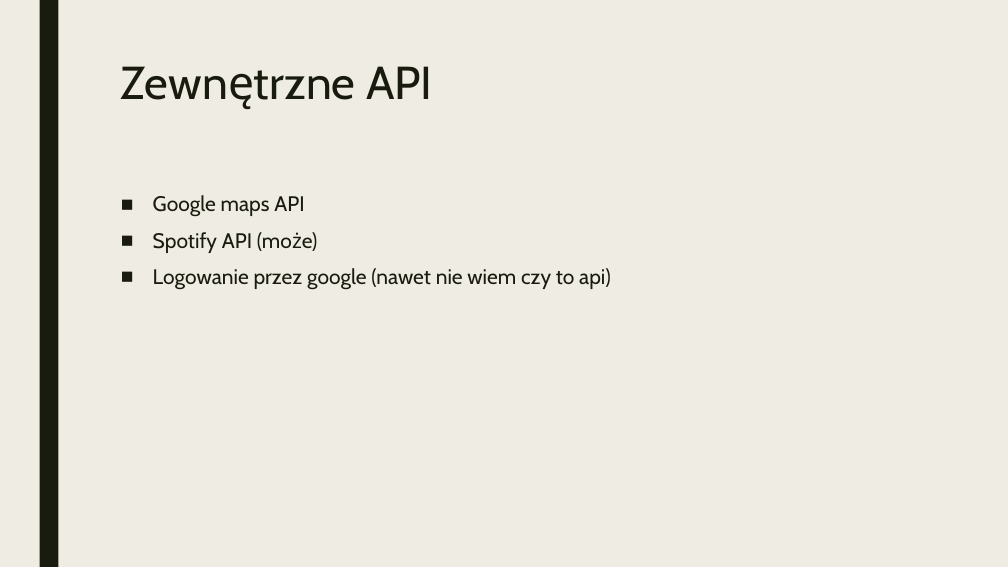
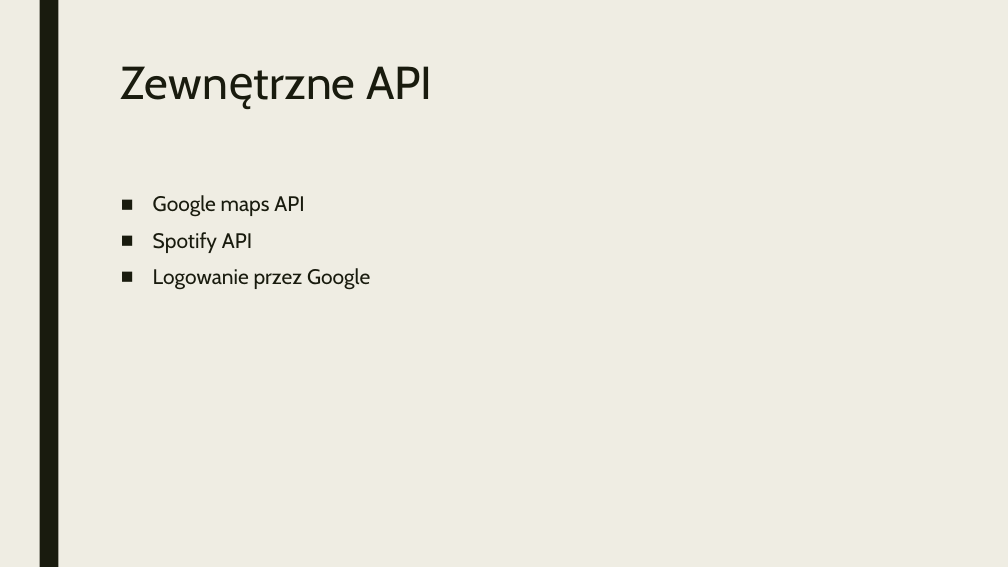
Before and after one commit to kacienk/Bydlac, a slide deck: slide 7 of EduResources/PrezentacjaInżynieria1.pptx (slide 6 before the commit). Drawn at 1008x567 pixels with LibreOffice and Linux fonts; fonts in the diff are those of the drawing. Boxes give left, top, right and bottom in pixels: in the first picture for what was removed or moved away, otherwise in the second. Text is boxed around its words. In the diff, an @@ line names an element or a change of style, - is before the commit and + after.

Commit message:
Presentation

```diff
--- a/EduResources/PrezentacjaInżynieria1.pptx
+++ b/EduResources/PrezentacjaInżynieria1.pptx
@@ text at box(153, 232, 370, 290): text changed @@
-■ Spotify API (może)
-■ Logowanie przez google (nawet nie wiem czy to api)
+■ Spotify API
+■ Logowanie przez Google
```
Also in this commit, not shown: 6 other slides changed, 2 slides added, 1 other file.
